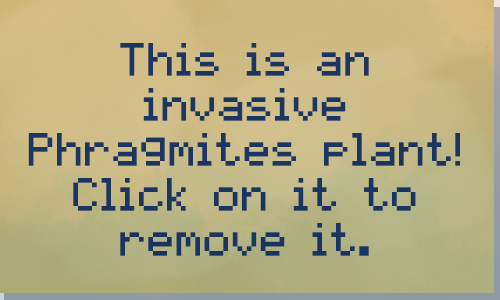
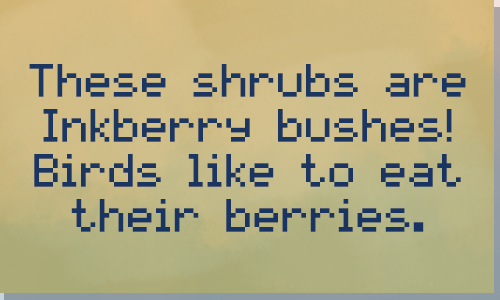
Before/after of a 500 x 300 layered artwork. What changed in the layer stack:
renamed "This is an invasive Phragmites plant! Click on it to remove it." to "These shrubs are Inkberry bushes! Birds like to eat their berri", painted on it over [28, 43, 466, 256]
